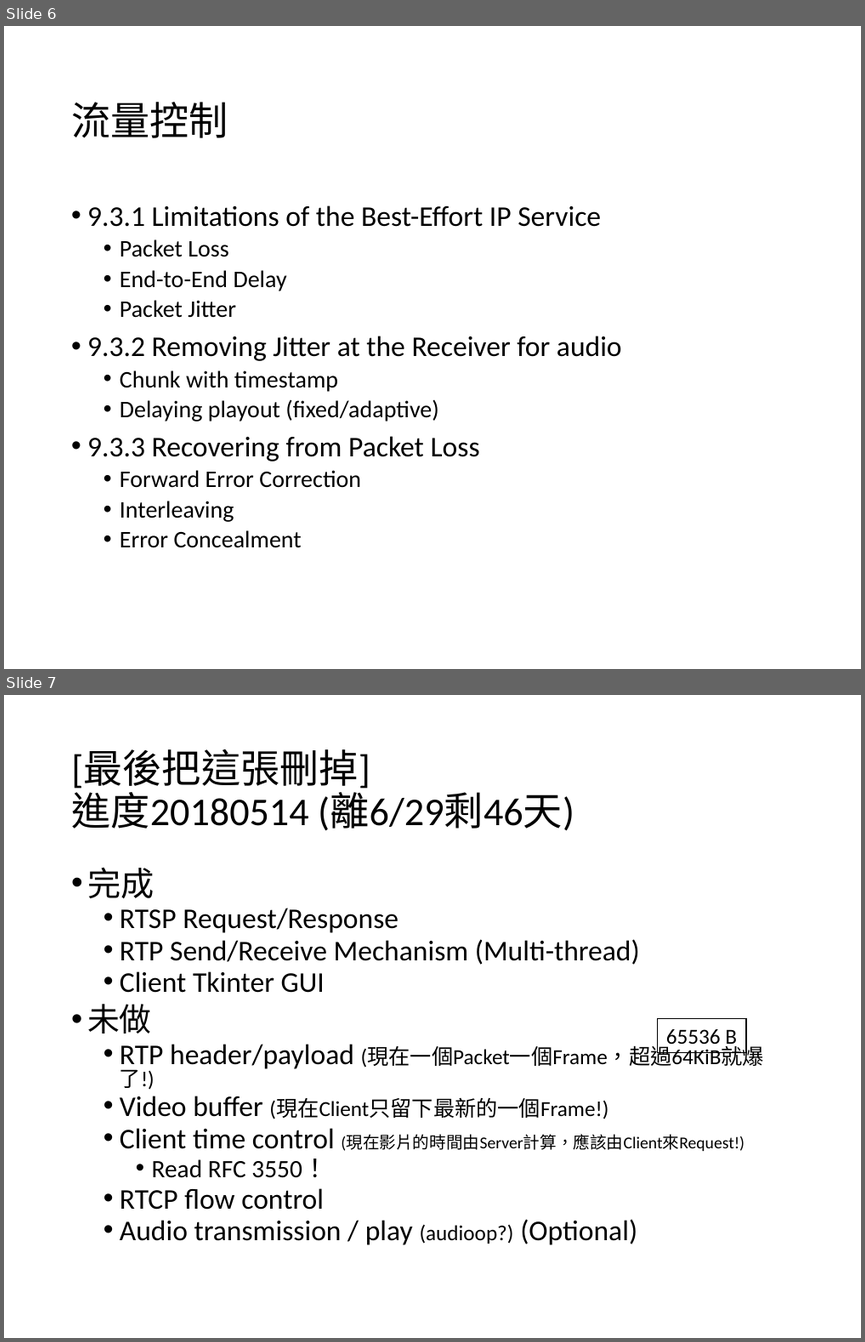
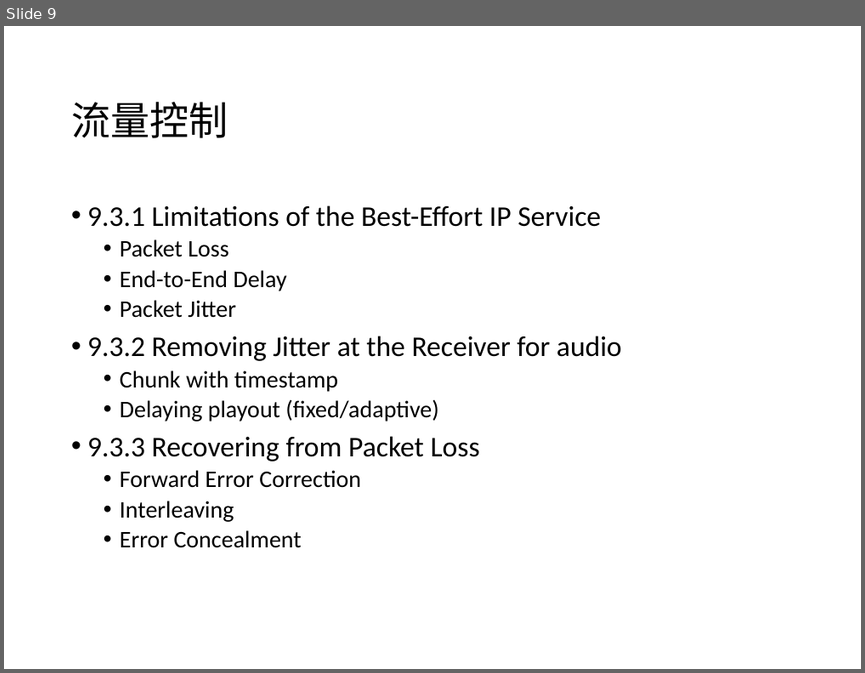
Before and after one commit to yth98/network-media, a slide deck: Report.ppt. Shown one above the other, each under a label of ours: slides 6 and 7 before the commit, slide 9 after it. The pictures are 865x1342 and 865x673 pixels, drawn with LibreOffice and Linux fonts; fonts in the diff are those of the drawing. Boxes give left, top, right and bottom in pixels: in the first picture for what was removed or moved away, otherwise in the second. Text is boxed around its words. In the diff, an @@ line names an element or a change of style, - is before the commit and + after.

```diff
--- a/Report.ppt
+++ b/Report.ppt
@@ slide 7 removed at <box>4,695,861,1338</box>, background #FFFFFF @@
@@ title removed at <box>71,749,574,831</box> @@
-[最後把這張刪掉]
-進度20180514 (離6/29剩46天)
@@ text removed at <box>87,868,764,1245</box> @@
-• 完成
-  • RTSP Request/Response
-  • RTP Send/Receive Mechanism (Multi-thread)
-  • Client Tkinter GUI
-• 未做
-  • RTP header/payload (現在一個Packet一個Frame，超過64KiB就爆了!)
-  • Video buffer (現在Client只留下最新的一個Frame!)
-  • Client time control (現在影片的時間由Server計算，應該由Client來Request!)
-    • Read RFC 3550！
-  • RTCP flow control
-  • Audio transmission / play (audioop?) (Optional)
@@ rectangle removed at <box>657,1018,746,1052</box> @@
-65536 B
@@ what was slide 6 is now slide 9 @@
```
Also in this commit, not shown: 5 other slides changed, 4 slides added, 1 other slide removed, 4 other files.
